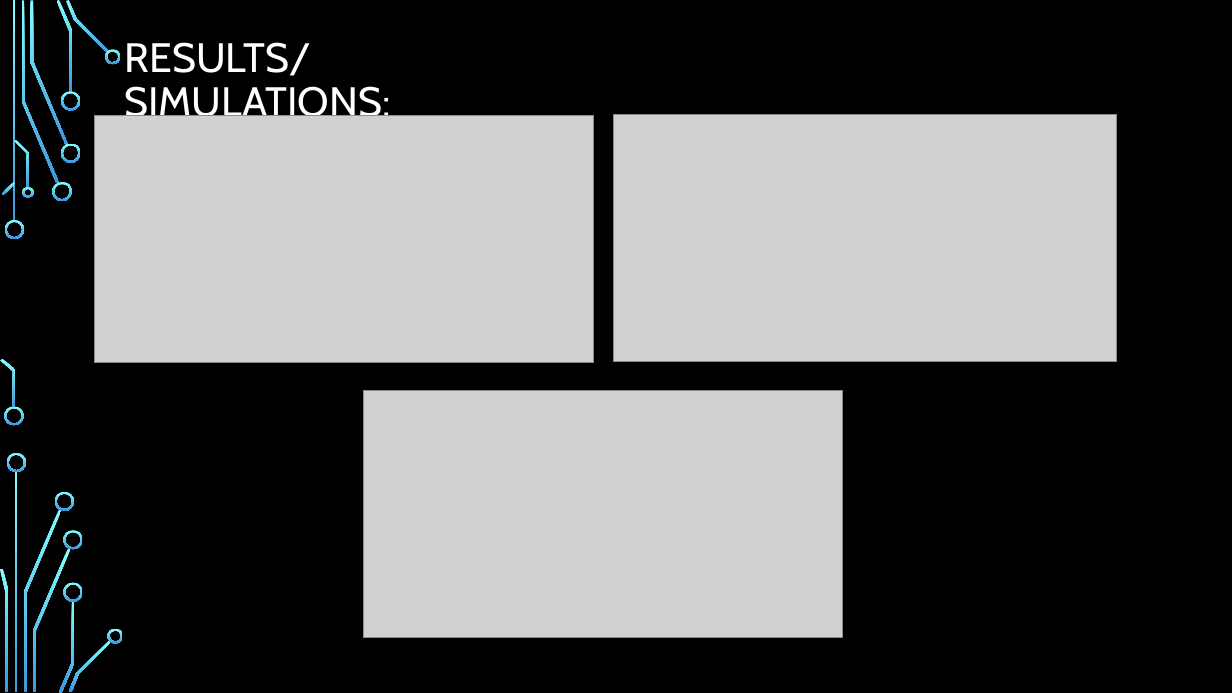
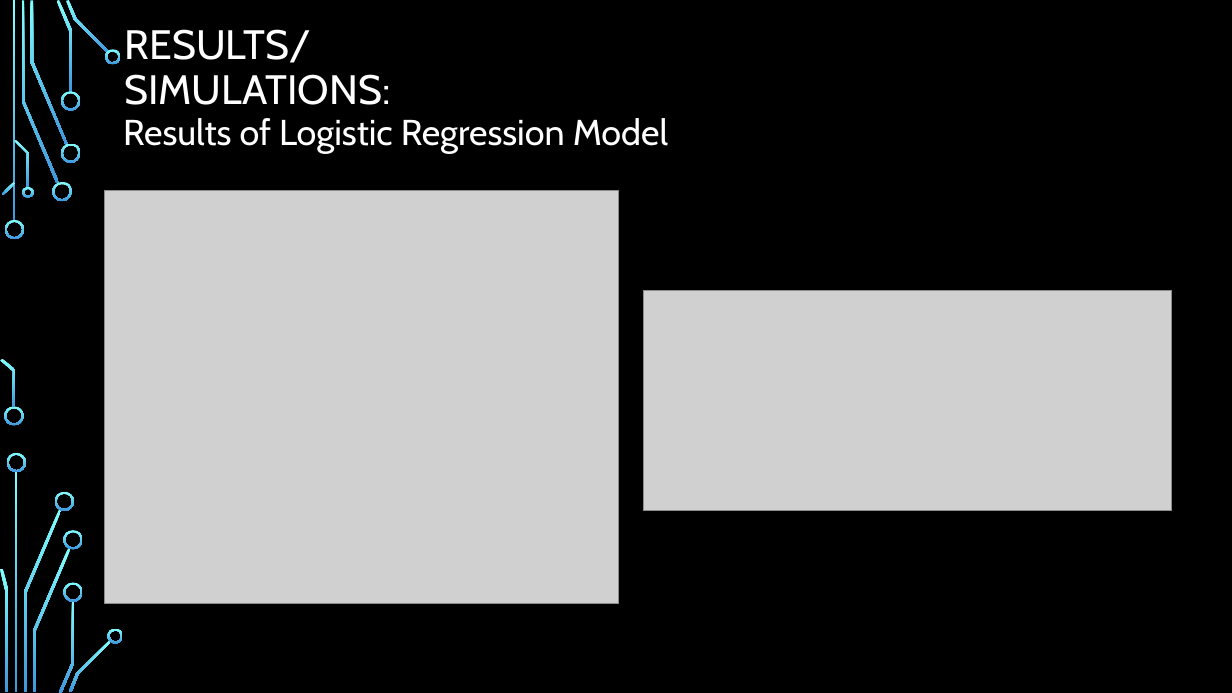
Before and after one commit to SharanyaAmudala/Impact-of-Mobile-Towers-on-Birds, a slide deck: slide 9 of Final PPT.pptx. Drawn at 1232x693 pixels with LibreOffice and Linux fonts; fonts in the diff are those of the drawing; grey boxes stand for pictures; background and template pictures are left out. Boxes give left, top, right and bottom in pixels: in the first picture for what was removed or moved away, otherwise in the second. Text is boxed around its words. In the diff, an @@ line names an element or a change of style, - is before the commit and + after.

```diff
--- a/Final PPT.pptx
+++ b/Final PPT.pptx
@@ title "RESULTS/SIMULATIONS:" rewrapped from <box>125,42,391,126</box> to <box>125,29,391,105</box> @@
@@ picture removed at <box>94,116,593,362</box> @@
@@ text added at <box>123,118,668,154</box>, 28 pt, text #FFFFFF @@
+Results of Logistic Regression Model
@@ picture removed at <box>614,115,1116,362</box> @@
@@ picture added at <box>104,190,618,604</box> @@
@@ picture added at <box>644,290,1172,511</box> @@
@@ picture removed at <box>364,390,842,638</box> @@
```
Also in this commit, not shown: 3 other slides changed, 2 slides added.
